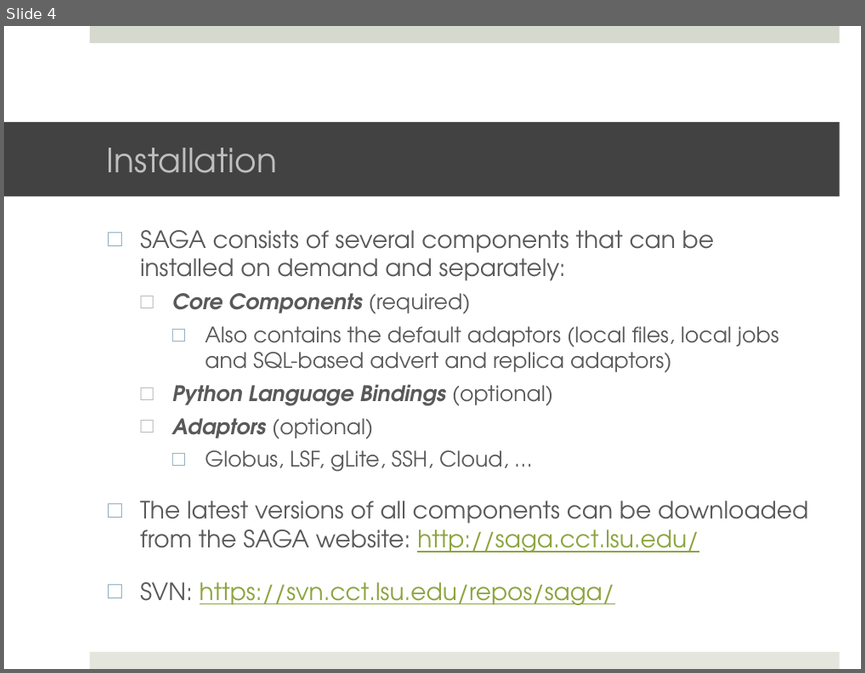
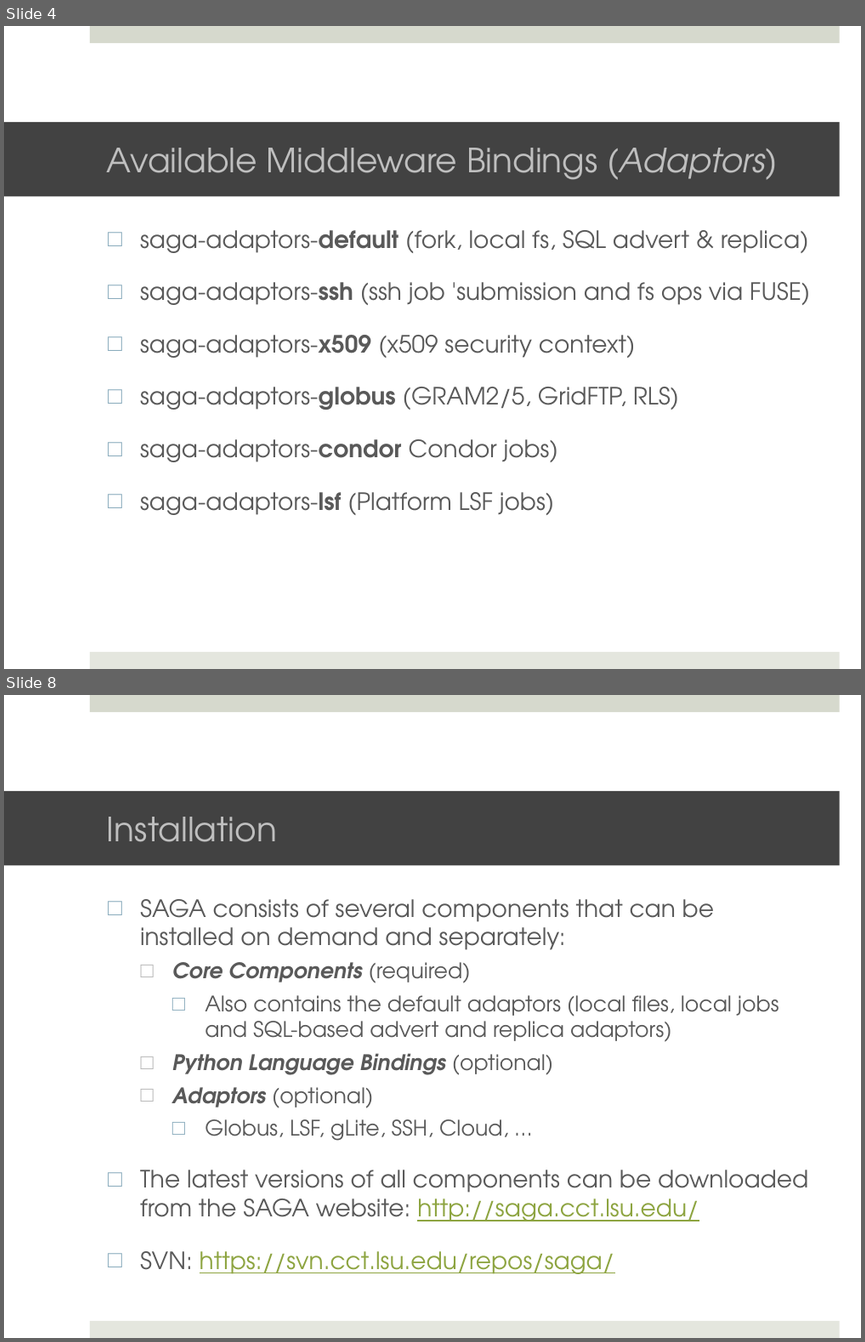
Before and after one commit to saga-project/saga-cpp-legacy-projects, a slide deck: tutorial/general_tutorial/Installation.pptx. Shown one above the other, each under a label of ours: slide 4 before the commit, slides 4 and 8 after it; the slides between them are not shown. The pictures are 865x673 and 865x1342 pixels, drawn with LibreOffice and Linux fonts; fonts in the diff are those of the drawing; background and template pictures are left out. Boxes give left, top, right and bottom in pixels: in the first picture for what was removed or moved away, otherwise in the second. Text is boxed around its words. In the diff, an @@ line names an element or a change of style, - is before the commit and + after.

```diff
--- a/tutorial/general_tutorial/Installation.pptx
+++ b/tutorial/general_tutorial/Installation.pptx
@@ slide 4 added at bbox=[4, 26, 861, 669], background #FFFFFF; not listed: 2 template elements that a slide beside it also shows @@
@@ title added at bbox=[4, 122, 840, 197], fill #424242, 28 pt, text #BFBFBF @@
+Available Middleware Bindings (Adaptors)
@@ text added at bbox=[140, 230, 810, 515], 20 pt, text #595959 @@
+□ saga-adaptors-default (fork, local fs, SQL advert & replica)
+□ saga-adaptors-ssh (ssh job 'submission and fs ops via FUSE)
+□ saga-adaptors-x509 (x509 security context)
+□ saga-adaptors-globus (GRAM2/5, GridFTP, RLS)
+□ saga-adaptors-condor Condor jobs)
+□ saga-adaptors-lsf (Platform LSF jobs)
@@ what was slide 4 is now slide 8 @@
```
Also in this commit, not shown: 1 slide changed, 4 other slides added, 1 slide removed.
